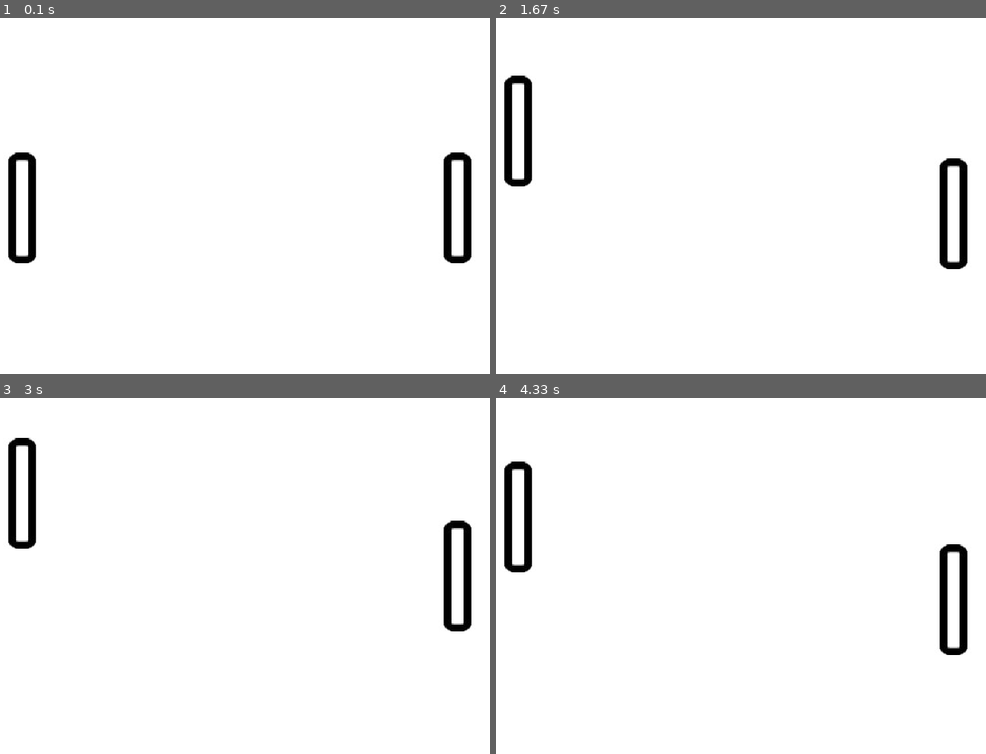
Above: before the commit, frames 1-4 (two rows, left to right).
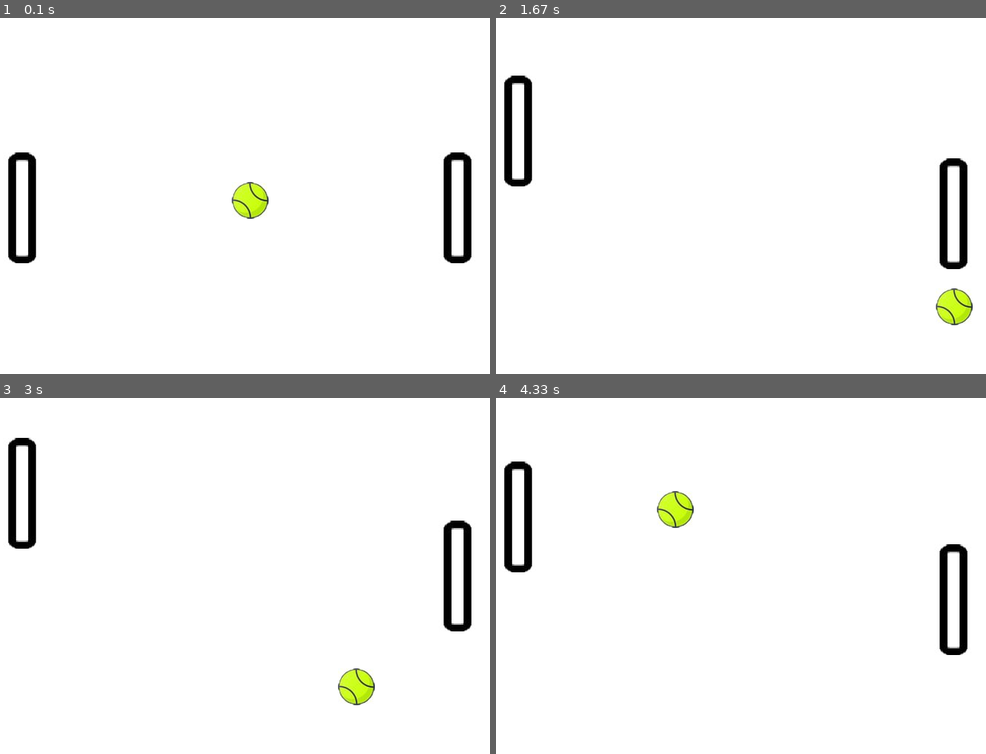
Above: after the commit, the same moments.

Repository: whatserface/pingpongpygame
Game: pygame game, started from pong.py
The game is run twice, just before and just after one commit, with the same random seed, the same clock (stepped at 60 frames per second) and the same inputs.
Inputs:
- Up to frame 1 (0.1 s): no input
- Up to frame 2 (1.67 s): hold Up 0.33-0.8 s; hold Down 0.83-1.13 s; hold S 0.83-1.13 s; hold Up 1.17-1.53 s; hold W 1.17-1.53 s; hold Down from 1.57 s (still down); hold S from 1.57 s (still down)
- Up to frame 3 (3 s): release Down at 1.93 s; release S at 1.93 s; hold Up 1.97-2.27 s; hold W 1.97-2.27 s; hold Down 2.3-2.6 s; hold S 2.3-2.6 s; hold Up from 2.63 s (still down); hold W from 2.63 s (still down)
- Up to frame 4 (4.33 s): release Up at 3 s; release W at 3 s; hold Down 3.03-3.4 s; hold S 3.03-3.4 s; hold Up 3.43-3.73 s; hold W 3.43-3.73 s; hold Down 3.77-4.07 s; hold S 3.77-4.07 s; hold Up from 4.1 s (still down); hold W from 4.1 s (still down)

The runs differ from the first frame. In frame 1, 0.6% of the frame differs, in the area x 47-55%, y 46-57%; in frame 2, 0.6%; in frame 3, 0.6%; in frame 4, 0.6%.

Commit message:
Update pong.py

Diff:
--- a/pong.py
+++ b/pong.py
@@ -1,4 +1,5 @@
 from pygame import *
+init()
 class GameSprite(sprite.Sprite):
     def __init__(self, player_image, player_x, player_y, player_speed, width, height):
         super().__init__()
@@ -29,8 +30,17 @@
 state = 1
 l_player = Player('racket.jpg', 30, 200, 4, 50, 150)
 r_player = Player('racket.jpg', 620, 200, 4, 50, 150)
+ball = GameSprite('ball.jpg', win_w/2-25, win_h/2-25, 3, 50, 50)
+ball.speed_x, ball.speed_y = 3, 3
 clock = time.Clock()
 FPS = 60
+f0nt = font.SysFont(None, 50)
+l_won = f0nt.render('Left Player Won', True, (141, 173, 224))
+r_won = f0nt.render('Right Player Won', True, (141, 173, 224))
+restart_sign = f0nt.render('Press SPACE to start new game', True, (245, 37, 78))
+def restart():
+    l_player.rect.x, l_player.rect.y, r_player.rect.x, r_player.rect.y = 30, 200, 620, 200
+    state = 1
 while state:
     window.fill((255, 255, 255))
     for e in event.get():
@@ -39,7 +49,29 @@
     if state == 1:
         l_player.update1()
         r_player.update2()
+        ball.reset()
+        if ball.rect.y > win_h-50 or ball.rect.y < 20:
+            ball.speed_y *= -1
+        if ball.rect.x < 20:
+            state = 2
+        if ball.rect.x > win_w-50:
+            state = 3
+        if r_player.rect.colliderect(ball.rect) or l_player.rect.colliderect(ball.rect):
+            ball.speed_x *= -1
+            ball.speed_y *= -1
+        ball.rect.x += ball.speed_x
+        ball.rect.y += ball.speed_y
+    if state == 2:
+        window.blit(r_won, (win_w/2-75, win_h/2-75))
+    if state == 3:
+        window.blit(l_won, (win_w/2-75, win_h/2-75))
+    if state >= 2:
+        window.blit(restart_sign, (win_w/2-275, win_h/2-25))
     l_player.reset()
     r_player.reset()
     display.update()
+    for e in event.get():
+        if state >= 2 and e.type == KEYDOWN:
+            if e.key == K_SPACE:
+                restart()
     clock.tick(FPS)
